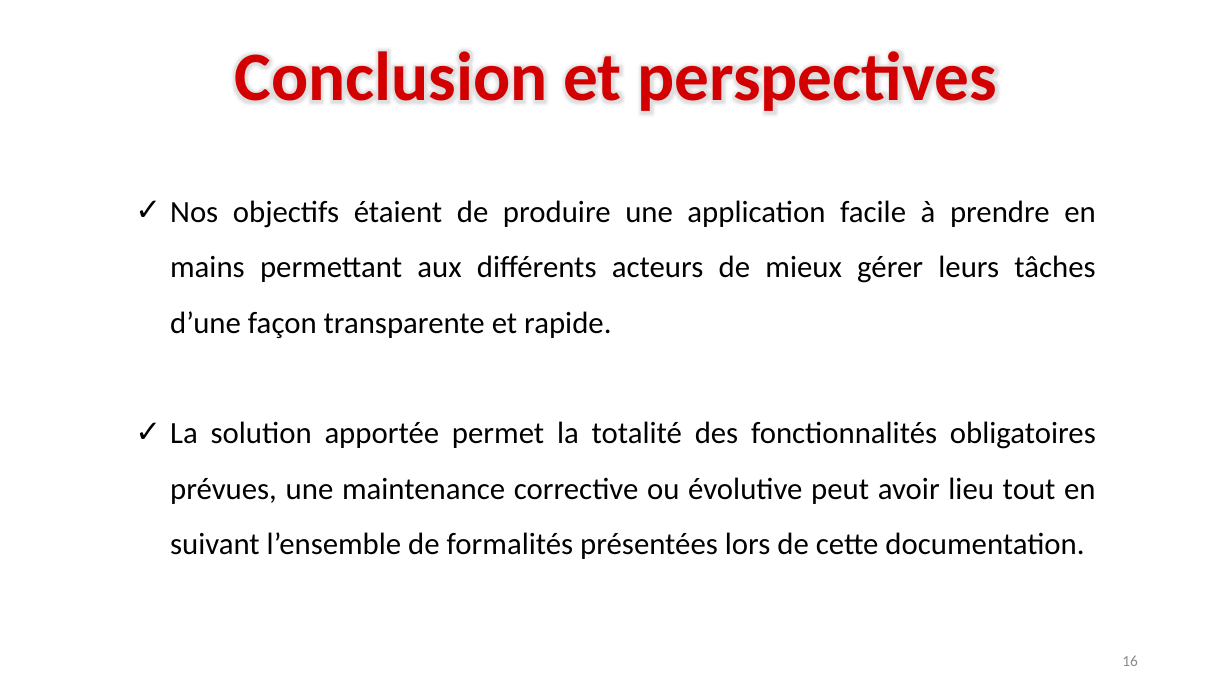
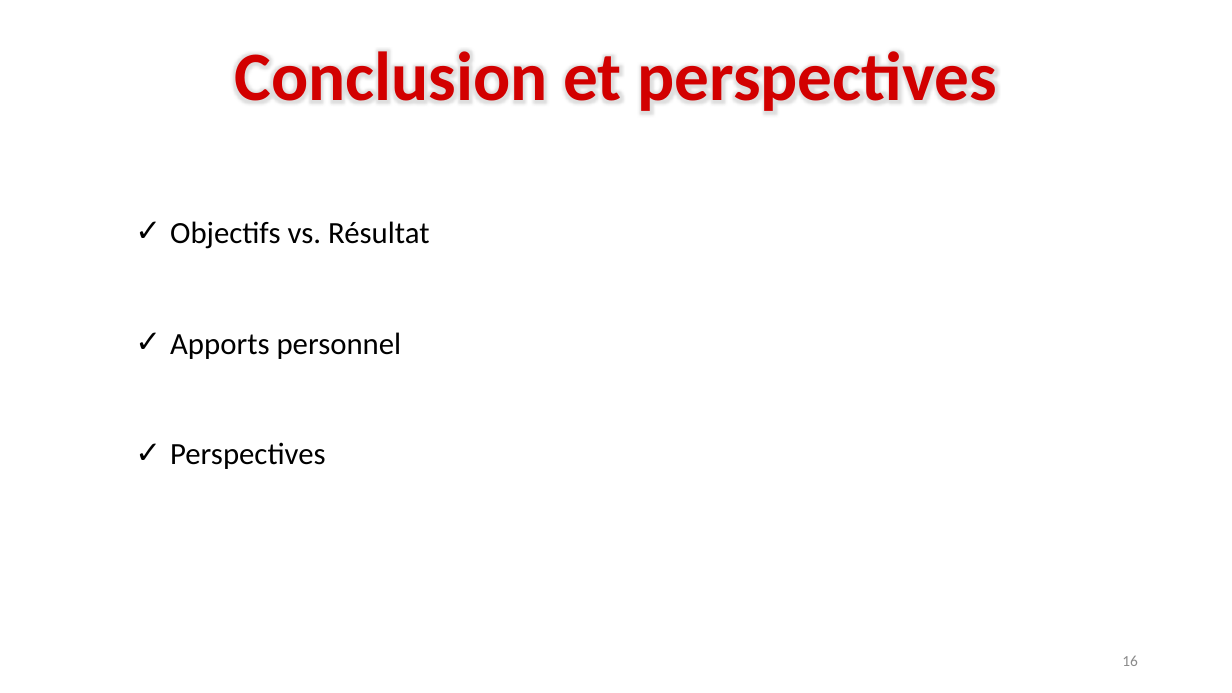
Before and after one commit to timolahlou/Gestion-des-vacataires, a slide deck: slide 16 of presentation archi .pptx. Drawn at 1232x693 pixels with LibreOffice and Linux fonts; fonts in the diff are those of the drawing; background and template pictures are left out. Boxes give left, top, right and bottom in pixels: in the first picture for what was removed or moved away, otherwise in the second. Text is boxed around its words. In the diff, an @@ line names an element or a change of style, - is before the commit and + after.

```diff
--- a/presentation archi .pptx
+++ b/presentation archi .pptx
@@ text at [170,221,429,469]: text changed @@
-✓ Nos objectifs étaient de produire une application facile à prendre en mains permettant aux différents acteurs de mieux gérer leurs tâches d’une façon transparente et rapide.
-✓ La solution apportée permet la totalité des fonctionnalités obligatoires prévues, une maintenance corrective ou évolutive peut avoir lieu tout en suivant l’ensemble de formalités présentées lors de cette documentation.
+✓ Objectifs vs. Résultat
+✓ Apports personnel
+✓ Perspectives
```
Also in this commit, not shown: 2 other files.
